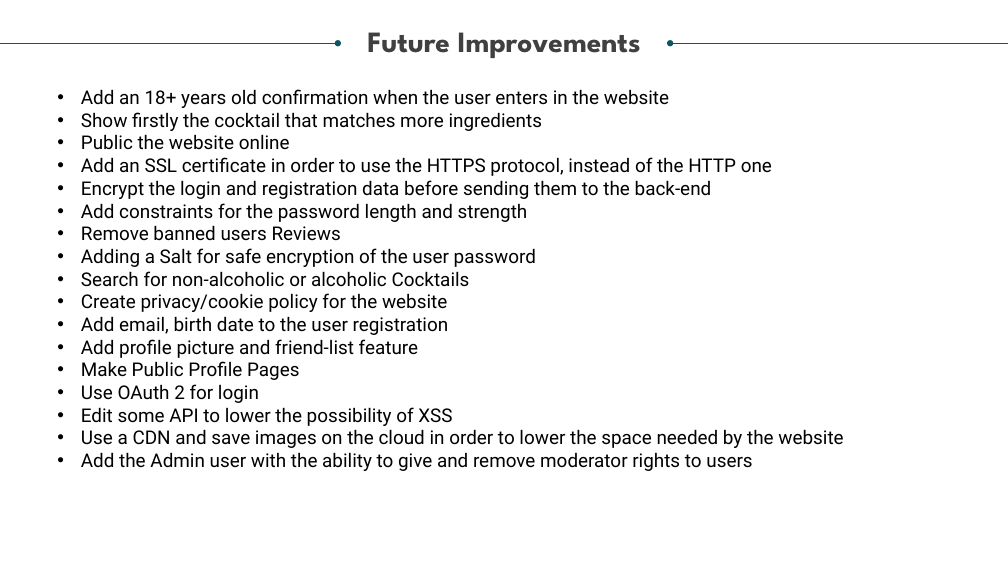
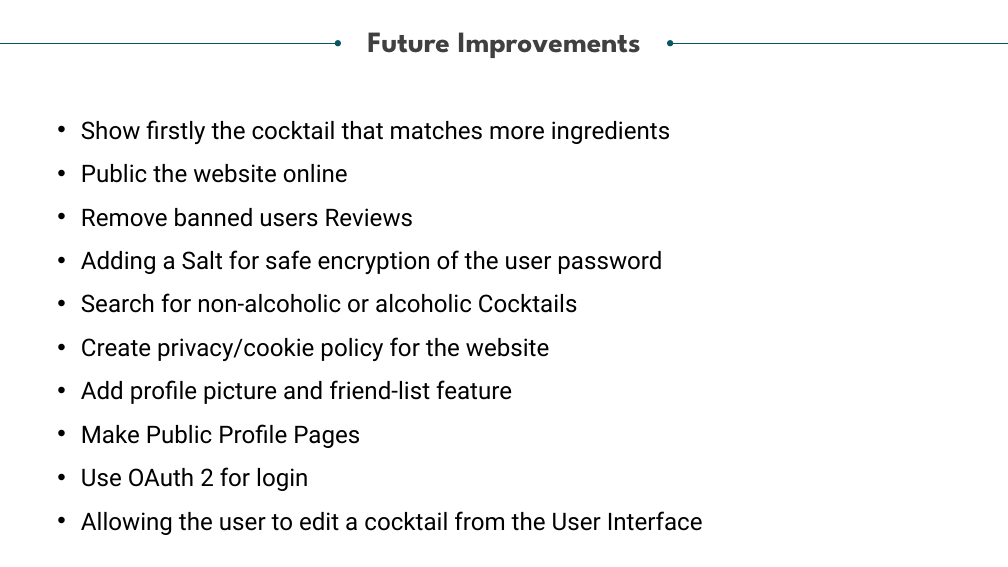
Before and after one commit to LukasSchnitt/DVA231-Project3, a slide deck: slide 5 of DVA231_Project_presentation.pptx. Drawn at 1008x567 pixels with LibreOffice and Linux fonts; fonts in the diff are those of the drawing. Boxes give left, top, right and bottom in pixels: in the first picture for what was removed or moved away, otherwise in the second. Text is boxed around its words. In the diff, an @@ line names an element or a change of style, - is before the commit and + after.

```diff
--- a/DVA231_Project_presentation.pptx
+++ b/DVA231_Project_presentation.pptx
@@ text at bbox=[81, 89, 669, 108]: paragraph removed @@
-• Add an 18+ years old confirmation when the user enters in the website
@@ text "Show firstly the cocktail that ...": place and size @@
-text "Show firstly the cocktail that ..." at bbox=[81, 89, 843, 471]
+text "Show firstly the cocktail that ..." at bbox=[81, 120, 703, 535]
@@ text at bbox=[81, 120, 670, 491]: size 18 to 23 pt in "Show firstly the cocktail that matches more ...", "Public the website online", "Remove banned users Reviews", "Adding a Salt for safe encryption of ..." and 5 more places; line spacing 1 to 1.5 @@
@@ text at bbox=[81, 157, 772, 222]: paragraphs removed @@
-• Add an SSL certificate in order to use the HTTPS protocol, instead of the HTTP one
-• Encrypt the login and registration data before sending them to the back-end
-• Add constraints for the password length and strength
@@ text at bbox=[81, 316, 449, 335]: paragraph removed @@
-• Add email, birth date to the user registration
@@ text at bbox=[81, 511, 703, 535]: text changed; size 18 to 23 pt @@
-• Edit some API to lower the possibility of XSS
-• Use a CDN and save images on the cloud in order to lower the space needed by the website
-• Add the Admin user with the ability to give and remove moderator rights to users
+• Allowing the user to edit a cocktail from the User Interface
```
Also in this commit, not shown: 1 other slide changed, 2 other files.
